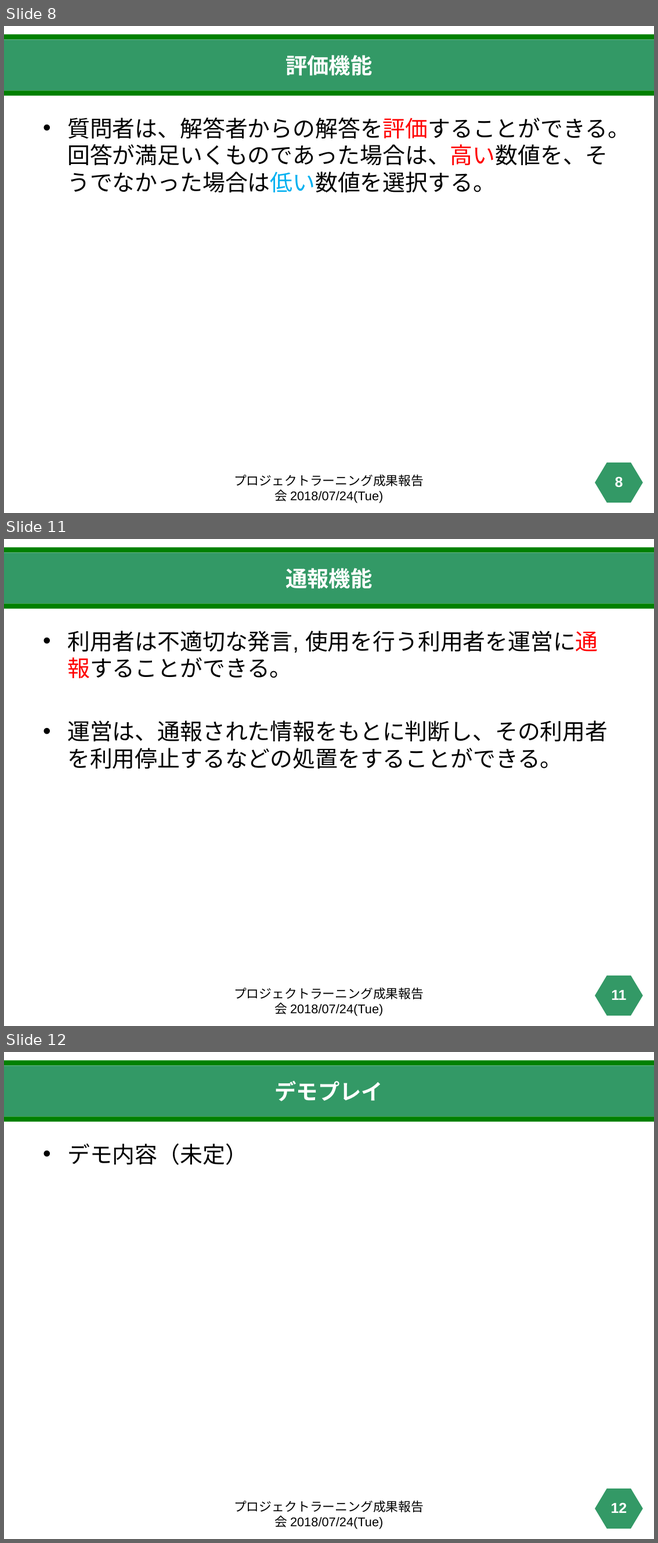
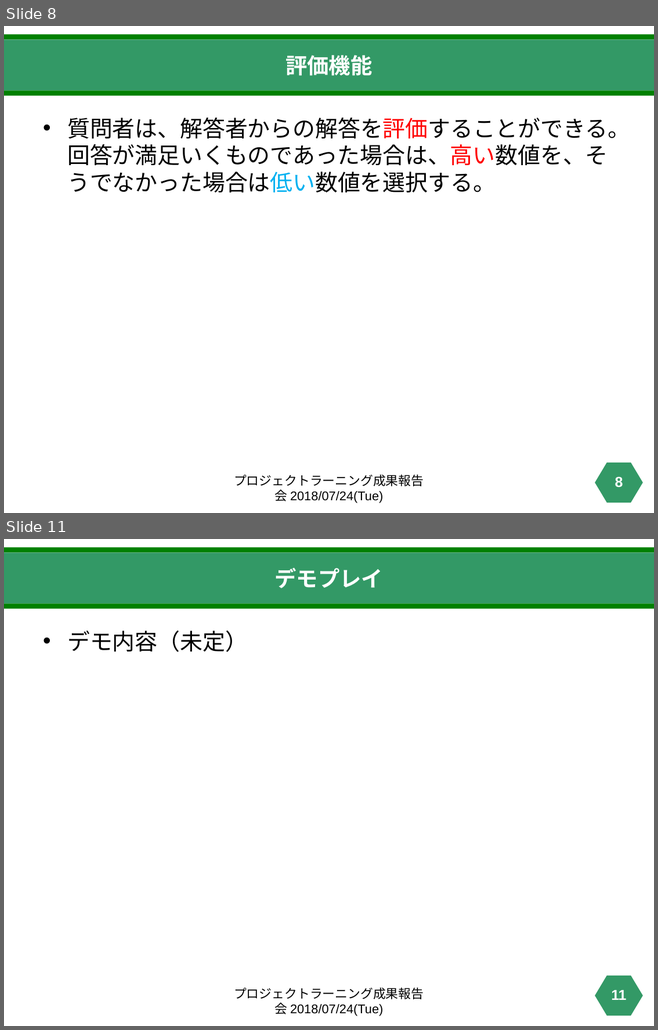
Before and after one commit to haruki0401/projectlearning02, a slide deck: pl-2.pptx. Shown one above the other, each under a label of ours: slides 8, 11 and 12 before the commit, slides 8 and 11 after it; the slides between them are not shown. The pictures are 658x1543 and 658x1030 pixels, drawn with LibreOffice and Linux fonts; fonts in the diff are those of the drawing. Boxes give left, top, right and bottom in pixels: in the first picture for what was removed or moved away, otherwise in the second. Text is boxed around its words. In the diff, an @@ line names an element or a change of style, - is before the commit and + after.

```diff
--- a/pl-2.pptx
+++ b/pl-2.pptx
@@ slide 11 removed at [4, 539, 654, 1026], background #FFFFFF; not listed: 4 template elements that a slide beside it also shows @@
@@ title removed at [285, 568, 372, 589] @@
-通報機能
@@ text removed at [67, 631, 607, 769] @@
-• 利用者は不適切な発言, 使用を行う利用者を運営に通報することができる。
-• 運営は、通報された情報をもとに判断し、その利用者を利用停止するなどの処置をすることができる。
@@ text removed at [234, 987, 423, 1016] @@
-プロジェクトラーニング成果報告会 2018/07/24(Tue)
@@ page number removed at [611, 990, 626, 1000] @@
-11
@@ what was slide 12 is now slide 11 @@
@@ page number at [611, 990, 626, 1000]: text changed @@
-12
+11
```
Also in this commit, not shown: 4 slides changed.
